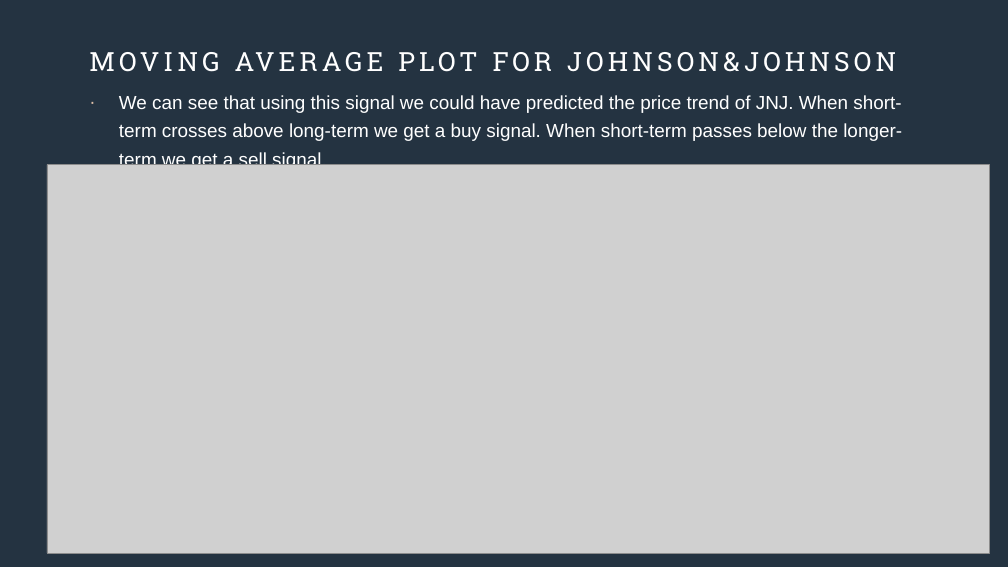
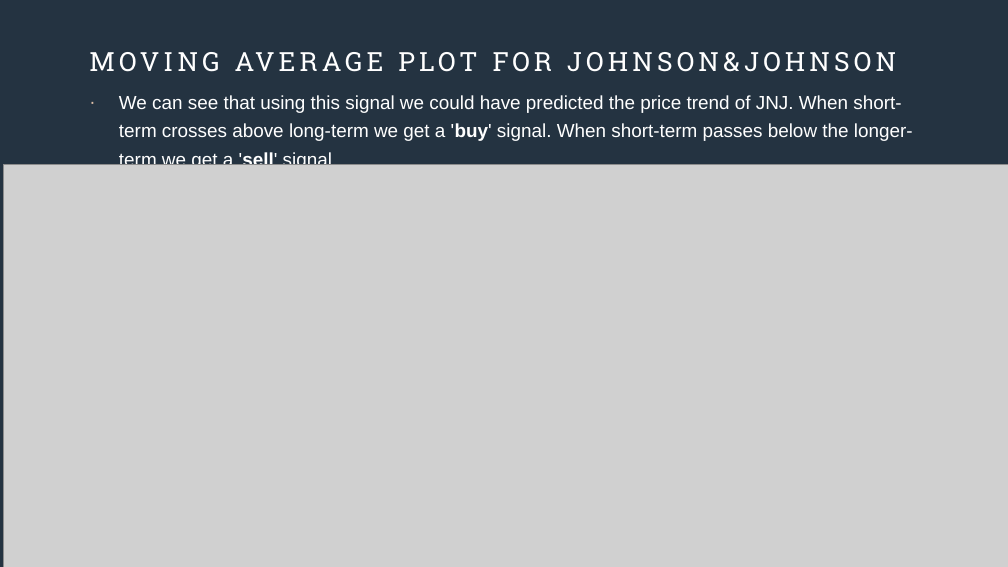
Before and after one commit to IST-718-Fall-2020/project_presendation-group17, a slide deck: slide 21 of Final_Presentation_group_17.pptx. Drawn at 1008x567 pixels with LibreOffice and Linux fonts; fonts in the diff are those of the drawing; grey boxes stand for pictures. Boxes give left, top, right and bottom in pixels: in the first picture for what was removed or moved away, otherwise in the second. Text is boxed around its words. In the diff, an @@ line names an element or a change of style, - is before the commit and + after.

```diff
--- a/Final_Presentation_group_17.pptx
+++ b/Final_Presentation_group_17.pptx
@@ text at box(119, 95, 913, 170): text changed @@
-· We can see that using this signal we could have predicted the price trend of JNJ. When short-term crosses above long-term we get a buy signal. When short-term passes below the longer-term we get a sell signal.
+· We can see that using this signal we could have predicted the price trend of JNJ. When short-term crosses above long-term we get a 'buy' signal. When short-term passes below the longer-term we get a 'sell' signal.
@@ picture: place and size @@
-picture at box(47, 165, 989, 554)
+picture at box(4, 165, 1008, 567)
```
Also in this commit, not shown: 1 other slide changed, 1 slide added.
